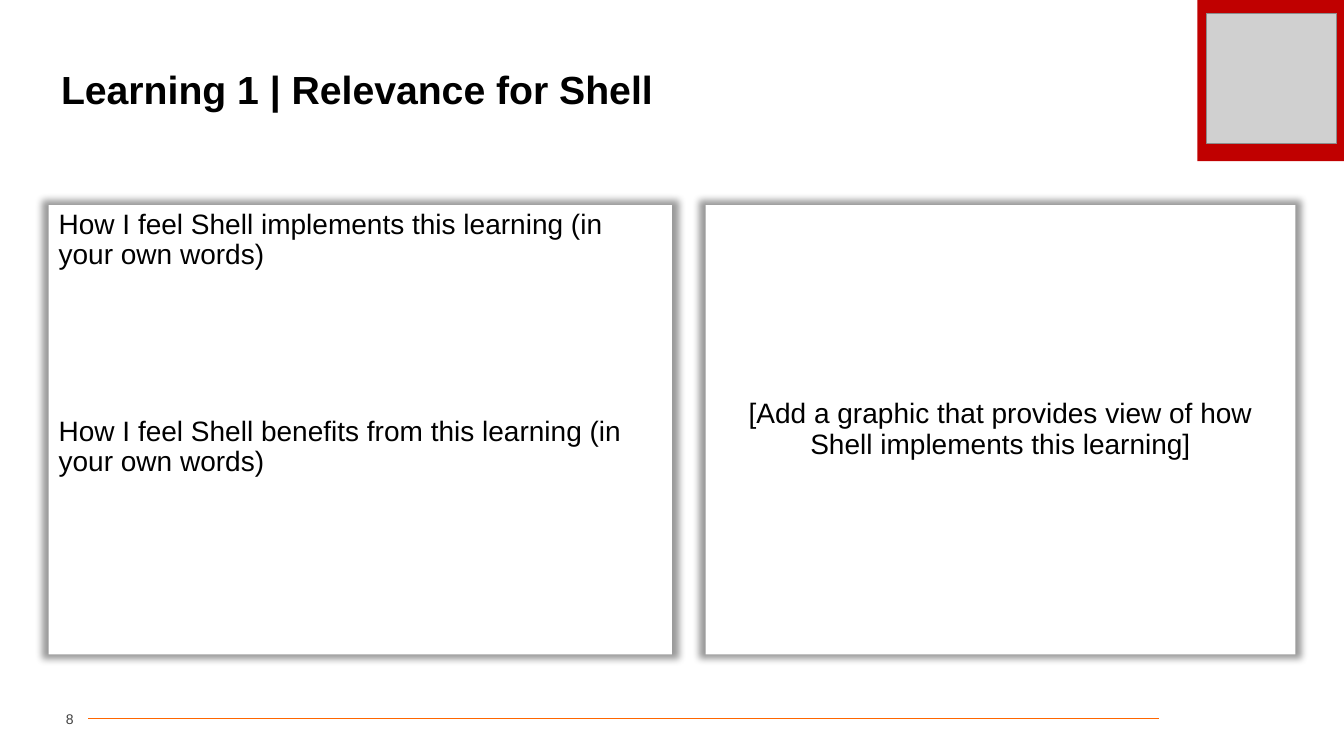
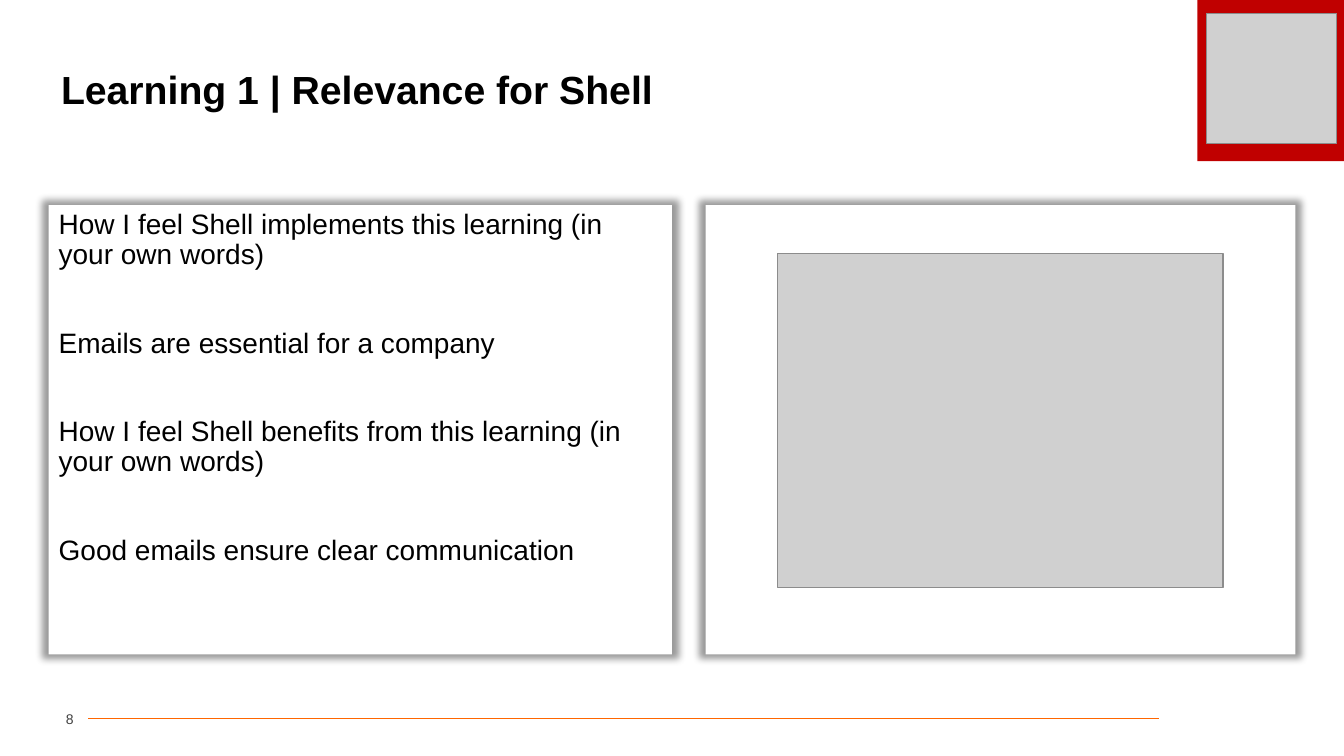
Before and after one commit to cherryycodes/unext, a slide deck: slide 8 of soft skills journey ppt.pptx. Drawn at 1344x756 pixels with LibreOffice and Linux fonts; fonts in the diff are those of the drawing; grey boxes stand for pictures; background and template pictures are left out. Boxes give left, top, right and bottom in pixels: in the first picture for what was removed or moved away, otherwise in the second. Text is boxed around its words. In the diff, an @@ line names an element or a change of style, - is before the commit and + after.

```diff
--- a/soft skills journey ppt.pptx
+++ b/soft skills journey ppt.pptx
@@ picture added at (x1=778, y1=254, x2=1224, y2=588) @@
@@ text in rectangle at (x1=59, y1=332, x2=495, y2=358): paragraph added @@
+Emails are essential for a company
@@ text in rectangle at (x1=749, y1=402, x2=1251, y2=459): text removed @@
-[Add a graphic that provides view of how Shell implements this learning]
@@ text in rectangle at (x1=59, y1=539, x2=575, y2=561): paragraph added @@
+Good emails ensure clear communication
```
Also in this commit, not shown: 7 other slides changed, 7 slides removed, 1 other file.
